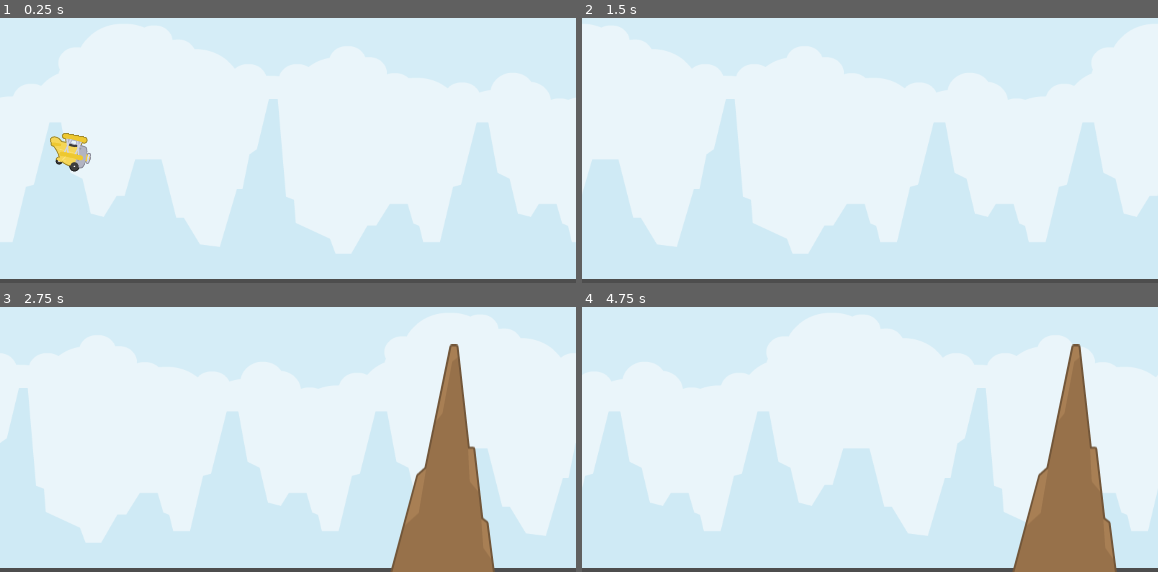
Above: before the commit, frames 1-4 (two rows, left to right).
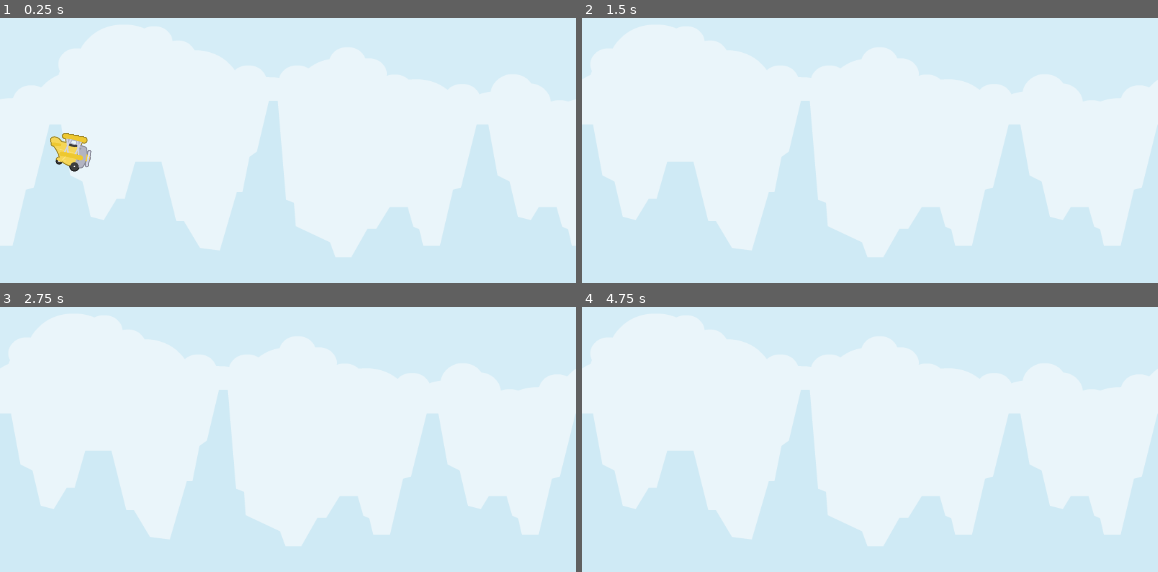
Above: after the commit, the same moments.

Repository: Chenredfish/TappyPlane
Game: Godot game, scene res://main.tscn
The game is run twice, just before and just after one commit, with the same random seed, the same clock (stepped at 60 frames per second) and the same inputs.
Inputs:
- Up to frame 1 (0.25 s): no input
- Up to frame 2 (1.5 s): tap Space (flap) at 0.77, 1.07 s
- Up to frame 3 (2.75 s): tap Space (flap) at 1.52, 1.82 s
- Up to frame 4 (4.75 s): tap Space (flap) at 3.02, 3.32, 3.77, 4.07, 4.52 s

The runs differ from the first frame. In frame 1, 2.0% of the frame differs, in the area x 0-100%, y 30-100%; in frame 2, 20%; in frame 3, 21%; in frame 4, 26%, in the area x 0-100%, y 13-100%.

Commit message:
增加遊戲中止

Diff:
--- a/main.gd
+++ b/main.gd
@@ -3,6 +3,8 @@
 var timer:Timer = Timer.new()
 @export var min_spawn_rock_time := 1.0
 @export var max_spawn_rock_time := 3.0
+
+@onready var plane = %plane
 
 var s_rock = preload("res://src/entities/rock.tscn") #返回路徑，可以從場景那裡拖出來
 
@@ -15,15 +17,39 @@
 
 # Called every frame. 'delta' is the elapsed time since the previous frame.
 func _process(delta):
-	pass
+	if plane.position.y <=0 or plane.position.y >= get_viewport_rect().size.y:
+		game_over()
+
+
+
+func spawn_rock()->void:
+	var a_rock :Node2D= s_rock.instantiate()
+	a_rock.rock_entered.connect(_on_rock_entered)
+	#print("wait_time:", timer.wait_time)
+	var random_choice = randi_range(0,1)
+	if random_choice ==0:
+		a_rock.position = Vector2(632,randi_range(216,336))
+	else:
+		a_rock.position = Vector2(632,randi_range(-24,112))
+		a_rock.rotation_degrees = 180
+
+	self.add_child(a_rock)
+
+func game_over():
+	get_tree().paused = true
+	plane.queue_free()
+	for rock in get_tree().get_nodes_in_group("rock"):
+		rock.queue_free()
+
+	print("game over")
+
+
+
 
 func _on_timer_timeout()->void:
 	spawn_rock()
 	timer.wait_time = randf_range(min_spawn_rock_time, max_spawn_rock_time)
 	timer.start()
 
-func spawn_rock()->void:
-	#print("wait_time:", timer.wait_time)
-	var a_rock :Node2D= s_rock.instantiate()
-	a_rock.position = Vector2(632,216)
-	self.add_child(a_rock)
+func _on_rock_entered()->void:
+	game_over()
--- a/main.tscn
+++ b/main.tscn
@@ -7,6 +7,7 @@
 
 [node name="main" type="Node2D"]
 script = ExtResource("1_k74f6")
+max_spawn_rock_time = 2.0
 
 [node name="ParallaxBackground" type="ParallaxBackground" parent="."]
 script = ExtResource("2_bo1ys")
@@ -16,10 +17,11 @@
 
 [node name="Background" type="Sprite2D" parent="ParallaxBackground/ParallaxLayer"]
 unique_name_in_owner = true
-position = Vector2(288, 160)
-scale = Vector2(0.72, 0.666667)
+position = Vector2(288, 162)
+scale = Vector2(0.72, 0.675)
 texture = ExtResource("3_n505a")
 
 [node name="plane" parent="." instance=ExtResource("2_3dxjm")]
+unique_name_in_owner = true
 position = Vector2(70, 177)
 scale = Vector2(0.5, 0.5)
--- a/project.godot
+++ b/project.godot
@@ -34,6 +34,11 @@
 ]
 }
 
+[layer_names]
+
+2d_physics/layer_1="player"
+2d_physics/layer_2="rock"
+
 [physics]
 
 2d/default_gravity=490.0
--- a/src/entities/plane.tscn
+++ b/src/entities/plane.tscn
@@ -26,13 +26,14 @@
 radius = 40.3113
 
 [node name="plane" type="CharacterBody2D"]
+collision_mask = 2
 script = ExtResource("1_y8duw")
 flip_power = 300
 
 [node name="Sprite2D" type="AnimatedSprite2D" parent="."]
 sprite_frames = SubResource("SpriteFrames_hftvr")
 autoplay = "default"
-frame_progress = 0.850563
+frame_progress = 0.466737
 
 [node name="CollisionShape2D" type="CollisionShape2D" parent="."]
 shape = SubResource("CircleShape2D_1mdwt")
--- a/src/entities/rock.gd
+++ b/src/entities/rock.gd
@@ -3,6 +3,14 @@
 
 const SPEED = -300.0
 
+signal rock_entered
+
 func _physics_process(delta):
 	self.velocity.x =SPEED
 	move_and_slide()
+	if self.position.x <= -56:
+		self.queue_free()
+
+func _on_area_2d_body_entered(body):
+	#if body.is_in_group(""): 檢測在組別裡面
+	rock_entered.emit()
--- a/src/entities/rock.tscn
+++ b/src/entities/rock.tscn
@@ -1,13 +1,25 @@
-[gd_scene load_steps=3 format=3 uid="uid://beaf8thl7vmcg"]
+[gd_scene load_steps=4 format=3 uid="uid://beaf8thl7vmcg"]
 
 [ext_resource type="Script" path="res://src/entities/rock.gd" id="1_6gl36"]
 [ext_resource type="Texture2D" uid="uid://djkiupc05u0i" path="res://assets/textures/entities/rocks/rock.png" id="2_tivu1"]
 
-[node name="rock" type="CharacterBody2D"]
+[sub_resource type="CircleShape2D" id="CircleShape2D_cgr5x"]
+
+[node name="rock" type="CharacterBody2D" groups=["rock"]]
+collision_layer = 0
+collision_mask = 0
 script = ExtResource("1_6gl36")
 
 [node name="Sprite2D" type="Sprite2D" parent="."]
 texture = ExtResource("2_tivu1")
 
-[node name="CollisionShape2D" type="CollisionPolygon2D" parent="."]
+[node name="Area2D" type="Area2D" parent="."]
+collision_layer = 2
+
+[node name="CollisionShape2D" type="CollisionPolygon2D" parent="Area2D"]
 polygon = PackedVector2Array(9, -117, 15, -117, 26, -15, 39, 55, 52, 117, -52, 117, -15, 4)
+
+[node name="CollisionShape2D" type="CollisionShape2D" parent="."]
+shape = SubResource("CircleShape2D_cgr5x")
+
+[connection signal="body_entered" from="Area2D" to="." method="_on_area_2d_body_entered"]
